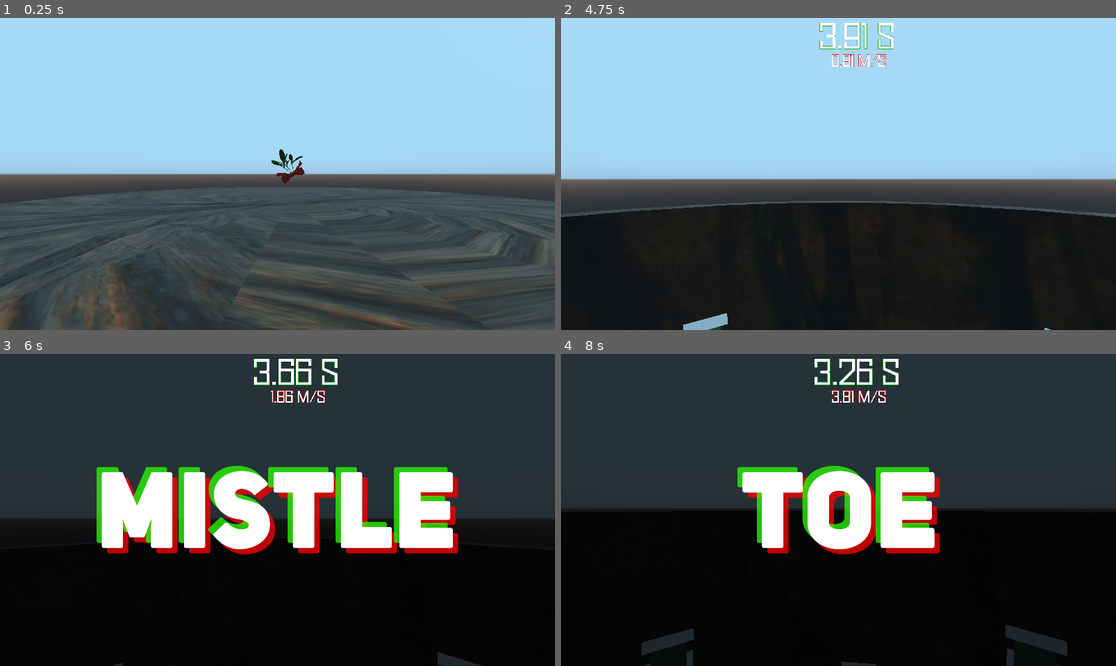
Above: before the commit, frames 1-4 (two rows, left to right).
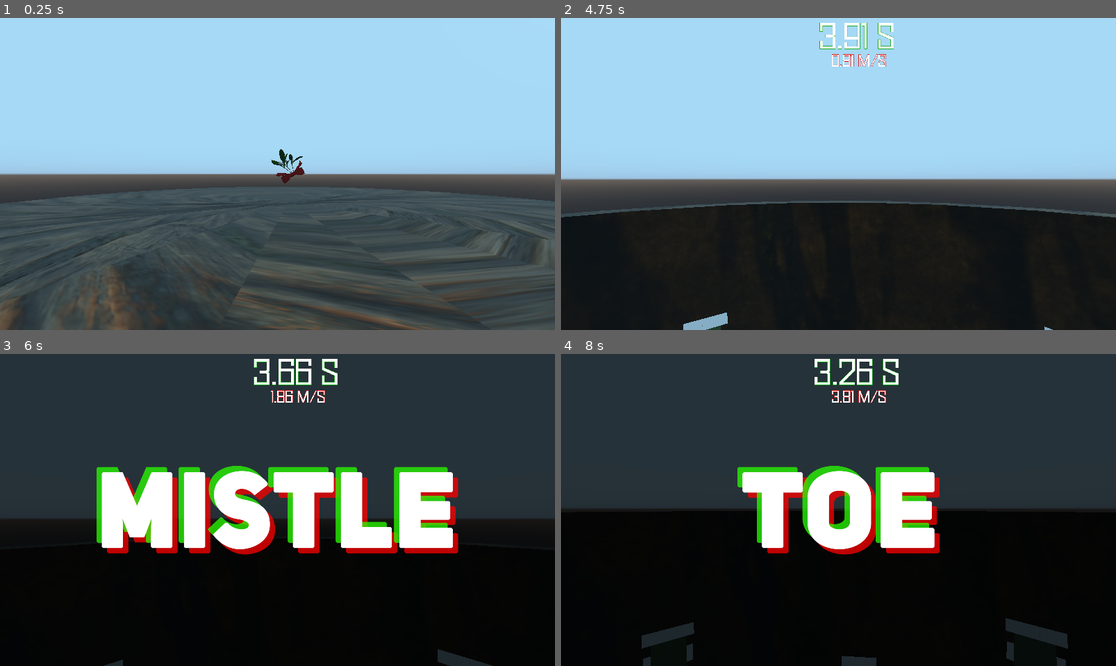
Above: after the commit, the same moments.

Repository: Keiron-Beadle/3TG_Nov_2022
Game: Godot game, scene res://FirstLevel.tscn
The game is run twice, just before and just after one commit, with the same random seed, the same clock (stepped at 60 frames per second) and the same inputs.
Inputs (mouse positions are in pixels of both pictures, inside the frame that each line leads up to):
- Up to frame 1 (0.25 s): no input
- Up to frame 2 (4.75 s): tap Enter at 0.5 s; move the mouse to (866, 174) at 0.52 s; hold W (forward) from 0.53 s (still down); click (866, 174) at 0.67 s; tap Space (jump) at 0.77, 1.52, 3.02, 3.77, 4.52 s; move the mouse to (810, 174) at 1.27 s; move the mouse to (849, 167) at 2.02 s; move the mouse to (832, 180) at 2.77 s; click (832, 180) at 2.92 s; move the mouse to (877, 177) at 3.52 s; move the mouse to (794, 170) at 4.27 s
- Up to frame 3 (6 s): move the mouse to (283, 510) at 5.02 s; click (283, 510) at 5.17 s; move the mouse to (255, 503) at 5.77 s; release W (forward) at 5.78 s; hold D (strafe_right) from 5.78 s (still down)
- Up to frame 4 (8 s): tap Space (jump) at 6.02, 6.77, 7.52 s; move the mouse to (866, 510) at 6.52 s; release D (strafe_right) at 6.53 s; hold W (forward) from 6.53 s (still down); move the mouse to (810, 510) at 7.27 s; click (810, 510) at 7.42 s

The runs differ from the first frame. In frame 2, less than 0.1% of the frame differs, in the area x 22-89%, y 94-100%; in frame 3, 0.1%; in frame 4, 1.2%, in the area x 14-92%, y 84-100%.

Commit message:
Fixed angels
Needed to use
'global_transform' instead of 'transform'.

Diff:
--- a/Game/AngelChase.gd
+++ b/Game/AngelChase.gd
@@ -15,8 +15,8 @@
 
 
 func _physics_process(delta):
-	var player_pos = player.transform.origin
-	var dir = transform.origin.direction_to(player_pos)
+	var player_pos = player.global_transform.origin
+	var dir = global_transform.origin.direction_to(player_pos)
 	var movement = Vector3.ZERO
 	if kill:
 		movement += dir * kill_speed * delta
--- a/Game/FirstLevel.tscn
+++ b/Game/FirstLevel.tscn
@@ -84,6 +84,7 @@
 /fonts/font = SubResource( 9 )
 
 [node name="Spatial" type="Spatial"]
+transform = Transform( 1, 0, 0, 0, 1, 0, 0, 0, 1, 3.8147e-05, 32.2023, 0.000732422 )
 script = ExtResource( 2 )
 
 [node name="WorldEnvironment" type="WorldEnvironment" parent="."]
@@ -259,7 +260,7 @@
 [node name="Wave1" type="Spatial" parent="World/Angels"]
 
 [node name="Angel1" type="KinematicBody" parent="World/Angels/Wave1"]
-transform = Transform( -0.972561, 0, -0.232648, 0, 1, 0, 0.232648, 0, -0.972561, -8.24676, 60.3645, -26.7252 )
+transform = Transform( 1, 0, 0, 0, 1, 0, 0, 0, 1, -8.24676, 60.3645, -26.6847 )
 collision_layer = 8
 collision_mask = 0
 script = ExtResource( 17 )
@@ -272,7 +273,7 @@
 shape = SubResource( 14 )
 
 [node name="Angel2" type="KinematicBody" parent="World/Angels/Wave1"]
-transform = Transform( -0.972561, 0, -0.232648, 0, 1, 0, 0.232648, 0, -0.972561, -13.2877, 61.7384, -22.6738 )
+transform = Transform( 1, 0, 0, 0, 1, 0, 0, 0, 1, -13.2877, 61.7384, -22.6738 )
 collision_layer = 8
 collision_mask = 0
 script = ExtResource( 17 )
@@ -285,7 +286,7 @@
 shape = SubResource( 14 )
 
 [node name="Angel3" type="KinematicBody" parent="World/Angels/Wave1"]
-transform = Transform( -0.972561, 0, -0.232648, 0, 1, 0, 0.232648, 0, -0.972561, -22.7699, 60.3645, 8.96578 )
+transform = Transform( 1, 0, 0, 0, 1, 0, 0, 0, 1, -22.7699, 60.3645, 8.96578 )
 collision_layer = 8
 collision_mask = 0
 script = ExtResource( 17 )
@@ -298,7 +299,7 @@
 shape = SubResource( 14 )
 
 [node name="Angel4" type="KinematicBody" parent="World/Angels/Wave1"]
-transform = Transform( -0.972561, 0, -0.232648, 0, 1, 0, 0.232648, 0, -0.972561, -21.7908, 54.9263, -9.25867 )
+transform = Transform( 1, 0, 0, 0, 1, 0, 0, 0, 1, -21.7908, 54.9263, -9.25867 )
 collision_layer = 8
 collision_mask = 0
 script = ExtResource( 17 )
@@ -311,7 +312,7 @@
 shape = SubResource( 14 )
 
 [node name="Angel5" type="KinematicBody" parent="World/Angels/Wave1"]
-transform = Transform( 0.985856, 0, 0.167595, 0, 1, 0, -0.167595, 0, 0.985856, -14.1005, 53.0567, 18.6225 )
+transform = Transform( 1, 0, 0, 0, 1, 0, 0, 0, 1, -14.1005, 53.0567, 18.6225 )
 collision_layer = 8
 collision_mask = 0
 script = ExtResource( 17 )
@@ -324,7 +325,7 @@
 shape = SubResource( 14 )
 
 [node name="Angel6" type="KinematicBody" parent="World/Angels/Wave1"]
-transform = Transform( -0.963891, 0, -0.266296, 0, 1, 0, 0.266296, 0, -0.963891, -3.21708, 53.0567, -26.3107 )
+transform = Transform( 1, 0, 0, 0, 1, 0, 0, 0, 1, -3.21708, 53.0567, -26.3107 )
 collision_layer = 8
 collision_mask = 0
 script = ExtResource( 17 )
@@ -337,7 +338,7 @@
 shape = SubResource( 14 )
 
 [node name="Angel7" type="KinematicBody" parent="World/Angels/Wave1"]
-transform = Transform( -0.963891, 0, -0.266296, 0, 1, 0, 0.266296, 0, -0.963891, 24.7728, 36.1298, -9.10983 )
+transform = Transform( 1, 0, 0, 0, 1, 0, 0, 0, 1, 24.7728, 36.1298, -9.10983 )
 collision_layer = 8
 collision_mask = 0
 script = ExtResource( 17 )
@@ -350,7 +351,7 @@
 shape = SubResource( 14 )
 
 [node name="Angel8" type="KinematicBody" parent="World/Angels/Wave1"]
-transform = Transform( -0.963891, 0, -0.266296, 0, 1, 0, 0.266296, 0, -0.963891, 22.4837, 36.1298, 13.7194 )
+transform = Transform( 1, 0, 0, 0, 1, 0, 0, 0, 1, 22.4837, 36.1298, 13.7194 )
 collision_layer = 8
 collision_mask = 0
 script = ExtResource( 17 )
@@ -365,7 +366,7 @@
 [node name="Wave2" type="Spatial" parent="World/Angels"]
 
 [node name="Angel9" type="KinematicBody" parent="World/Angels/Wave2"]
-transform = Transform( -0.972561, 0, -0.232648, 0, 1, 0, 0.232648, 0, -0.972561, -8.80255, -41.4261, -26.4026 )
+transform = Transform( 1, 0, 0, 0, 1, 0, 0, 0, 1, -8.80255, -41.4261, -26.4026 )
 collision_layer = 8
 collision_mask = 10
 script = ExtResource( 17 )
@@ -378,7 +379,7 @@
 shape = SubResource( 14 )
 
 [node name="Angel10" type="KinematicBody" parent="World/Angels/Wave2"]
-transform = Transform( -0.972561, 0, -0.232648, 0, 1, 0, 0.232648, 0, -0.972561, 8.37646, -41.4261, -26.4026 )
+transform = Transform( 1, 0, 0, 0, 1, 0, 0, 0, 1, 8.37646, -41.4261, -26.4026 )
 collision_layer = 8
 collision_mask = 10
 script = ExtResource( 17 )
@@ -391,7 +392,7 @@
 shape = SubResource( 14 )
 
 [node name="Angel11" type="KinematicBody" parent="World/Angels/Wave2"]
-transform = Transform( -0.972561, 0, -0.232648, 0, 1, 0, 0.232648, 0, -0.972561, 20.3009, -41.4261, -15.2575 )
+transform = Transform( 1, 0, 0, 0, 1, 0, 0, 0, 1, 20.3009, -41.4261, -15.2575 )
 collision_layer = 8
 collision_mask = 10
 script = ExtResource( 17 )
@@ -404,7 +405,7 @@
 shape = SubResource( 14 )
 
 [node name="Angel12" type="KinematicBody" parent="World/Angels/Wave2"]
-transform = Transform( -0.972561, 0, -0.232648, 0, 1, 0, 0.232648, 0, -0.972561, -23.3567, -41.4261, -16.0164 )
+transform = Transform( 1, 0, 0, 0, 1, 0, 0, 0, 1, -23.3567, -41.4261, -16.0164 )
 collision_layer = 8
 collision_mask = 10
 script = ExtResource( 17 )
@@ -417,7 +418,7 @@
 shape = SubResource( 14 )
 
 [node name="Angel13" type="KinematicBody" parent="World/Angels/Wave2"]
-transform = Transform( -0.972561, 0, -0.232648, 0, 1, 0, 0.232648, 0, -0.972561, -25.4466, -41.4261, 3.87207 )
+transform = Transform( 1, 0, 0, 0, 1, 0, 0, 0, 1, -25.4466, -41.4261, 3.87207 )
 collision_layer = 8
 collision_mask = 10
 script = ExtResource( 17 )
@@ -430,7 +431,7 @@
 shape = SubResource( 14 )
 
 [node name="Angel14" type="KinematicBody" parent="World/Angels/Wave2"]
-transform = Transform( -0.972561, 0, -0.232648, 0, 1, 0, 0.232648, 0, -0.972561, -18.7235, -41.4261, 16.8157 )
+transform = Transform( 1, 0, 0, 0, 1, 0, 0, 0, 1, -18.7235, -41.4261, 16.8157 )
 collision_layer = 8
 collision_mask = 10
 script = ExtResource( 17 )
@@ -443,7 +444,7 @@
 shape = SubResource( 14 )
 
 [node name="Angel15" type="KinematicBody" parent="World/Angels/Wave2"]
-transform = Transform( -0.972561, 0, -0.232648, 0, 1, 0, 0.232648, 0, -0.972561, 10.9029, -41.4261, 23.694 )
+transform = Transform( 1, 0, 0, 0, 1, 0, 0, 0, 1, 10.9029, -41.4261, 23.694 )
 collision_layer = 8
 collision_mask = 10
 script = ExtResource( 17 )
@@ -456,7 +457,7 @@
 shape = SubResource( 14 )
 
 [node name="Angel16" type="KinematicBody" parent="World/Angels/Wave2"]
-transform = Transform( -0.972561, 0, -0.232648, 0, 1, 0, 0.232648, 0, -0.972561, 23.9412, -41.4063, 1.48535 )
+transform = Transform( 1, 0, 0, 0, 1, 0, 0, 0, 1, 23.9412, -41.4063, 1.48535 )
 collision_layer = 8
 collision_mask = 10
 script = ExtResource( 17 )
